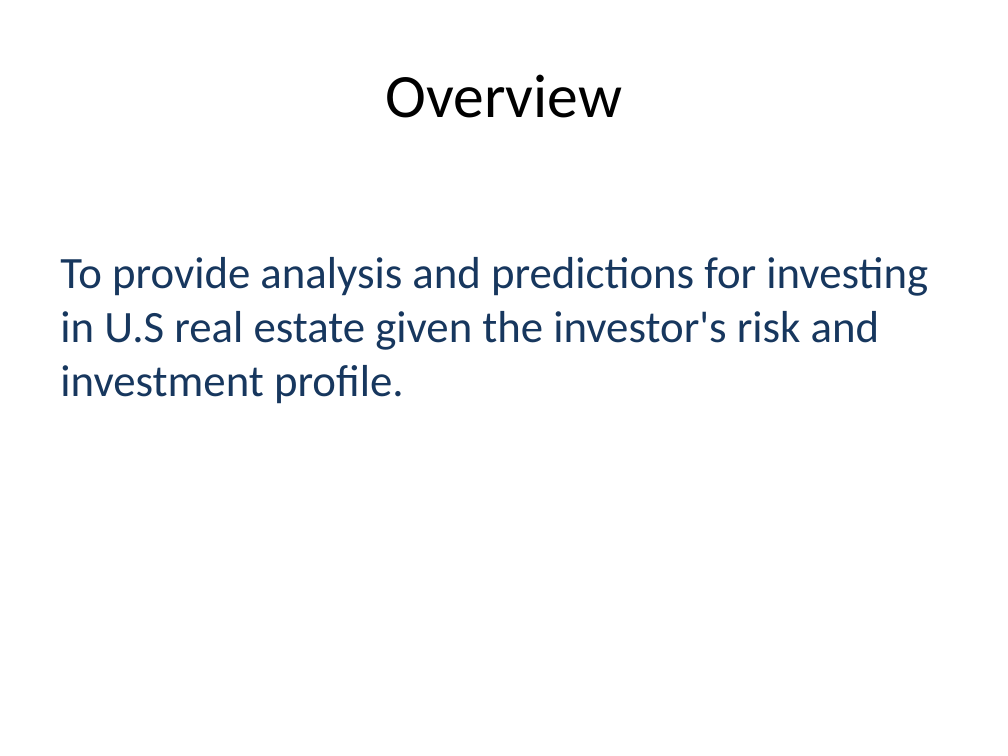
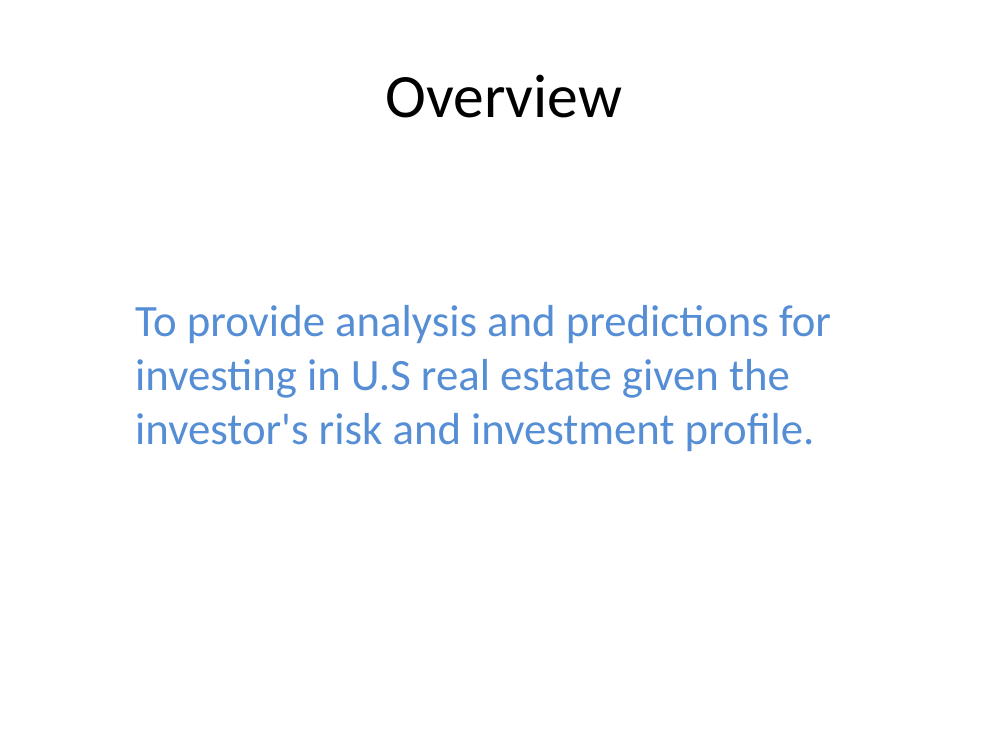
Before and after one commit to Sue-Mir/Module4_Project_Time_Series_Modelling, a slide deck: slide 2 of time-series/Project4_NonTechnicalPresentation.pptx. Drawn at 1008x756 pixels with LibreOffice and Linux fonts; fonts in the diff are those of the drawing. Boxes give left, top, right and bottom in pixels: in the first picture for what was removed or moved away, otherwise in the second. Text is boxed around its words. In the diff, an @@ line names an element or a change of style, - is before the commit and + after.

```diff
--- a/time-series/Project4_NonTechnicalPresentation.pptx
+++ b/time-series/Project4_NonTechnicalPresentation.pptx
@@ text "To provide analysis and predictions ...": place and size @@
-text "To provide analysis and predictions ..." at (60, 257, 928, 404)
+text "To provide analysis and predictions ..." at (135, 305, 831, 451)
@@ text "To provide analysis and predictions ..." at (135, 305, 831, 451): text colour #17375E to #558ED5 @@
```
Also in this commit, not shown: 4 other slides changed, 1 slide removed.
